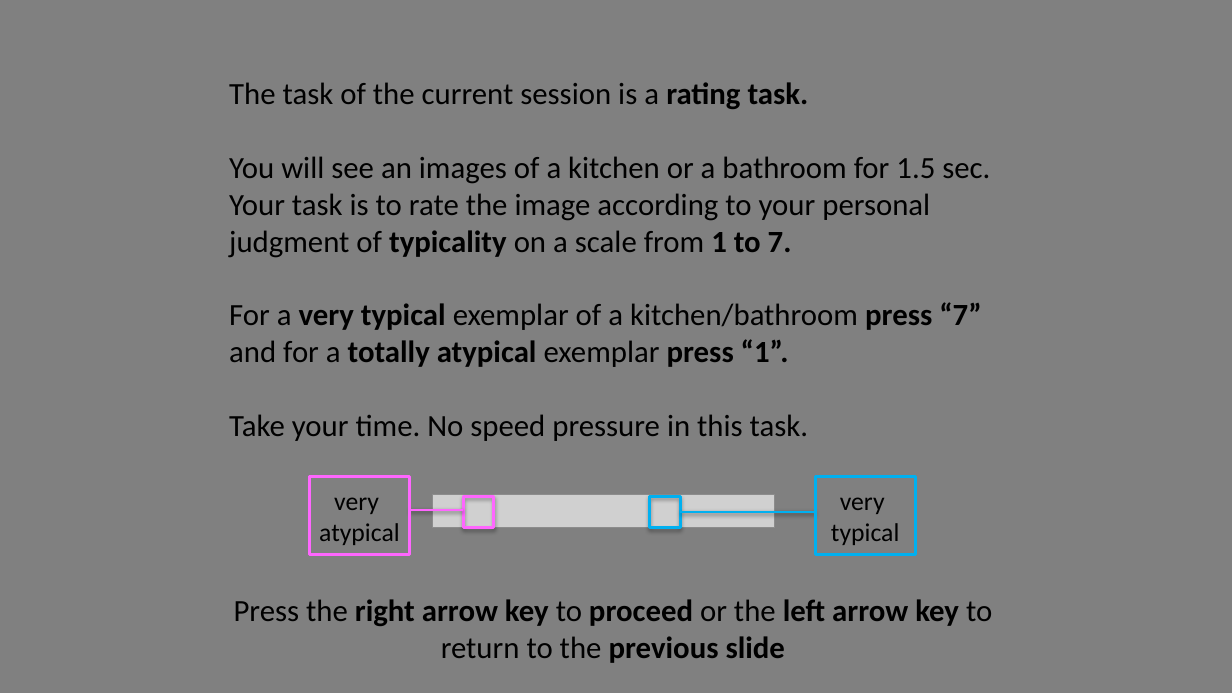
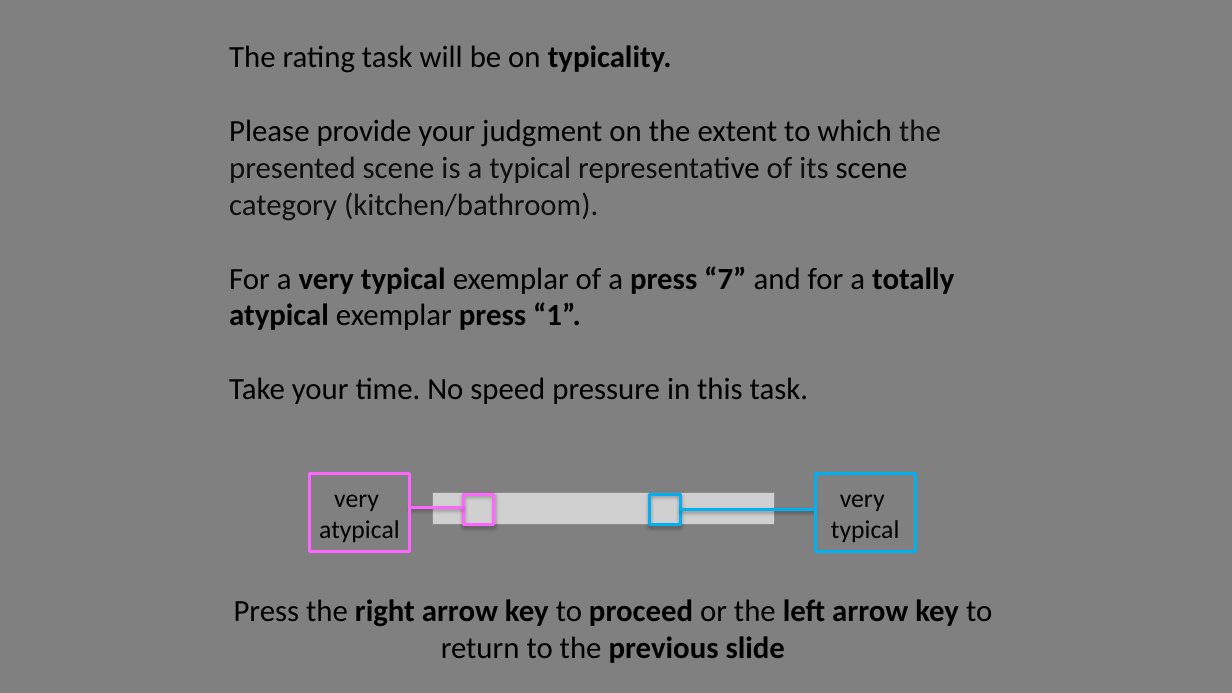
Before and after one commit to michaengeser/pep_wp4, a slide deck: slide 5 of instructions/Instructions.pptx (slide 4 before the commit). Drawn at 1232x693 pixels with LibreOffice and Linux fonts; fonts in the diff are those of the drawing; grey boxes stand for pictures. Boxes give left, top, right and bottom in pixels: in the first picture for what was removed or moved away, otherwise in the second. Text is boxed around its words. In the diff, an @@ line names an element or a change of style, - is before the commit and + after.

```diff
--- a/instructions/Instructions.pptx
+++ b/instructions/Instructions.pptx
@@ text at (229,45,954,330): text changed @@
-The task of the current session is a rating task.
-You will see an images of a kitchen or a bathroom for 1.5 sec. Your task is to rate the image according to your personal judgment of typicality on a scale from 1 to 7.
-For a very typical exemplar of a kitchen/bathroom press “7” and for a totally atypical exemplar press “1”.
+The rating task will be on typicality.
+Please provide your judgment on the extent to which the presented scene is a typical representative of its scene category (kitchen/bathroom).
+For a very typical exemplar of a press “7” and for a totally atypical exemplar press “1”.
```
Also in this commit, not shown: 7 other slides changed, 4 slides added, 1 slide removed, 54 other files.
